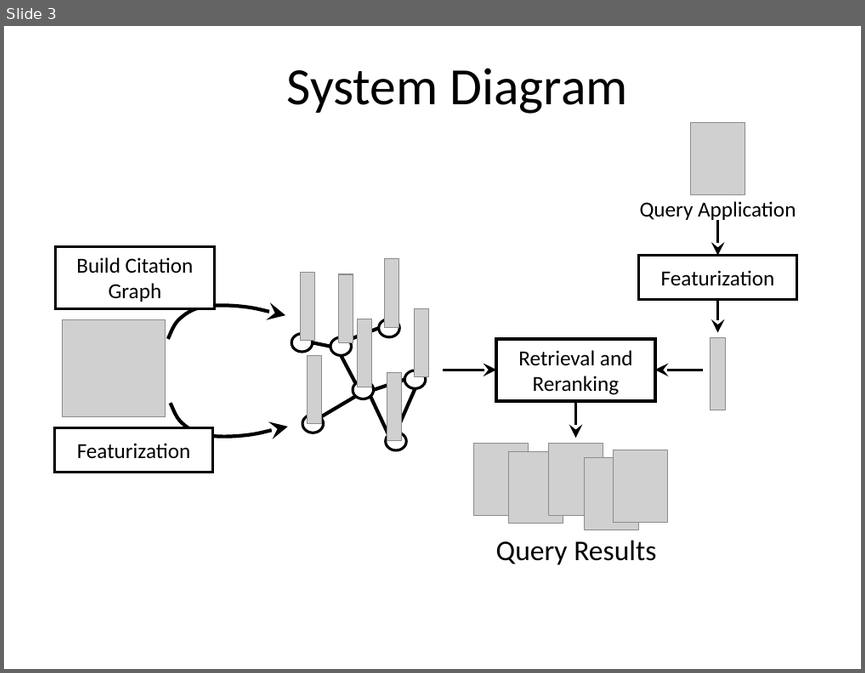
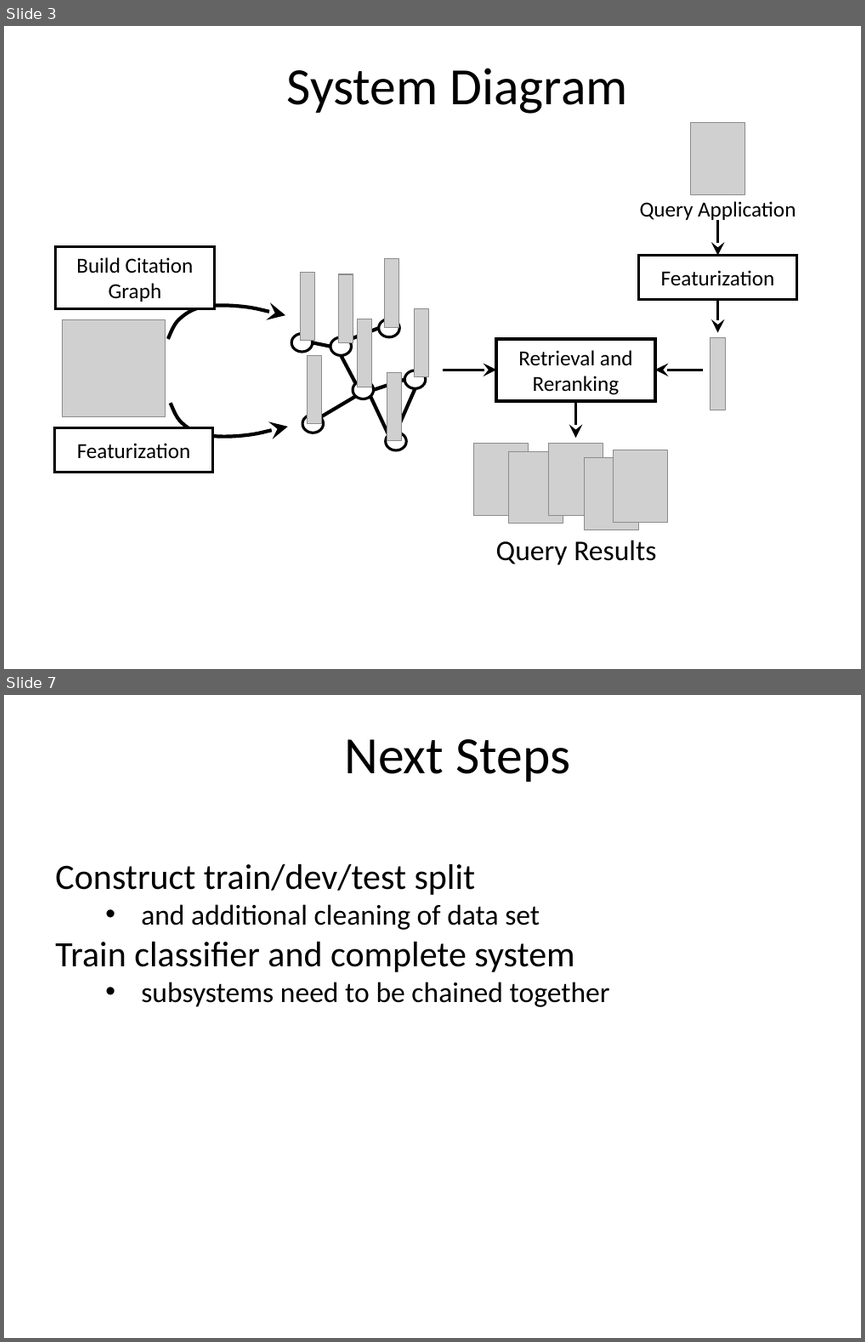
Before and after one commit to alexgittens/XDataUSPTOHackathon, a slide deck: XDATA_Sep2016_klevin_slides.pptx. Shown one above the other, each under a label of ours: slide 3 before the commit, slides 3 and 7 after it; the slides between them are not shown. The pictures are 865x673 and 865x1342 pixels, drawn with LibreOffice and Linux fonts; fonts in the diff are those of the drawing; grey boxes stand for pictures; background and template pictures are left out. Boxes give left, top, right and bottom in pixels: in the first picture for what was removed or moved away, otherwise in the second. Text is boxed around its words. In the diff, an @@ line names an element or a change of style, - is before the commit and + after.

```diff
--- a/XDATA_Sep2016_klevin_slides.pptx
+++ b/XDATA_Sep2016_klevin_slides.pptx
@@ slide 7 added at [4, 695, 861, 1338], background #FFFFFF @@
@@ title added at [344, 739, 570, 782], 44 pt, text #000000 @@
+Next Steps
@@ text added at [55, 864, 610, 1007], 24 pt, text #000000 @@
+Construct train/dev/test split
+• and additional cleaning of data set
+Train classifier and complete system
+• subsystems need to be chained together
```
Also in this commit, not shown: 1 slide changed, 2 other slides added.
